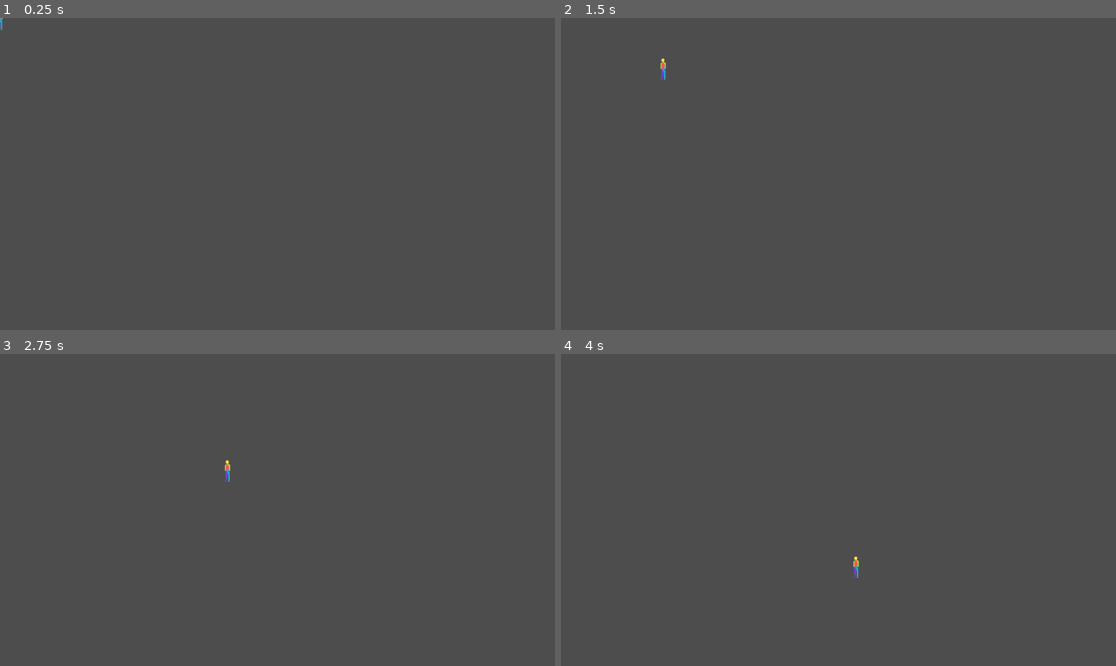
Above: before the commit, frames 1-4 (two rows, left to right).
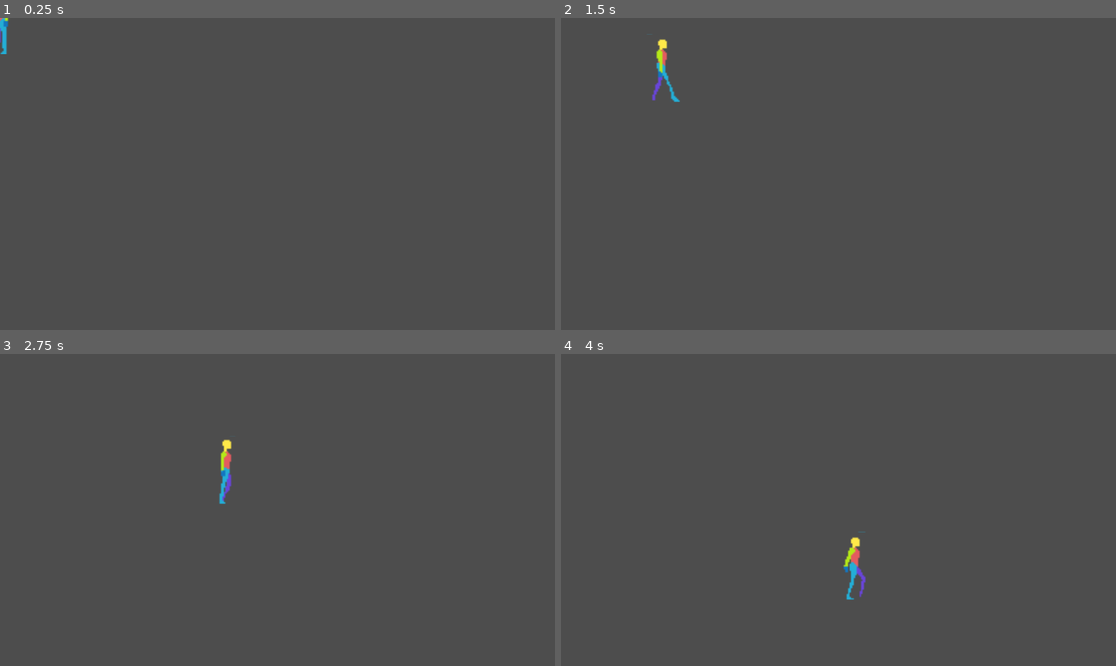
Above: after the commit, the same moments.

Repository: jame581/BrainAndGut
Game: Godot game, scene res://scenes/player.tscn
The game is run twice, just before and just after one commit, with the same random seed, the same clock (stepped at 60 frames per second) and the same inputs. This scene is started directly instead of the project's main scene.
Inputs (mouse positions are in pixels of both pictures, inside the frame that each line leads up to):
- Up to frame 1 (0.25 s): no input
- Up to frame 2 (1.5 s): tap Enter (ui_accept) at 0.5, 0.6, 0.77, 1.07 s; move the mouse to (960, 158) at 0.52 s; hold Right (ui_right) from 0.53 s (still down); click (960, 158) at 0.67 s; move the mouse to (727, 189) at 1.27 s; click (727, 189) at 1.35 s
- Up to frame 3 (2.75 s): tap Enter (ui_accept) at 1.52, 1.55, 1.82, 2.1 s; move the mouse to (333, 441) at 2.02 s; release Right (ui_right) at 2.03 s; hold Left (ui_left) from 2.03 s (still down); click (333, 441) at 2.17 s
- Up to frame 4 (4 s): move the mouse to (810, 572) at 2.77 s; release Left (ui_left) at 2.78 s; hold Right (ui_right) from 2.78 s (still down); click (810, 572) at 2.85 s; tap Enter (ui_accept) at 3.02, 3.05, 3.32, 3.6, 3.77 s; move the mouse to (1005, 556) at 3.52 s; click (1005, 556) at 3.67 s

The runs differ from the first frame. In frame 1, 0.1% of the frame differs, in the area x 0-2%, y 0-12%; in frame 2, 0.3%; in frame 3, 0.3%; in frame 4, 0.4%, in the area x 50-55%, y 57-79%.

Commit message:
Player animation walk and idle added

Diff:
--- a/project/scenes/player.tscn
+++ b/project/scenes/player.tscn
@@ -7,7 +7,7 @@
 [ext_resource type="Texture2D" uid="uid://bbhbk3n3bj4fr" path="res://assets/player/Walk Sprite-Sheet.png" id="4_c6tsx"]
 
 [sub_resource type="RectangleShape2D" id="RectangleShape2D_i22jk"]
-size = Vector2(20, 44)
+size = Vector2(20, 44.3333)
 
 [sub_resource type="Animation" id="Animation_6qwyy"]
 length = 0.001
@@ -82,7 +82,7 @@
 tracks/0/interp = 1
 tracks/0/loop_wrap = true
 tracks/0/keys = {
-"times": PackedFloat32Array(1),
+"times": PackedFloat32Array(0),
 "transitions": PackedFloat32Array(1),
 "update": 1,
 "values": [4]
@@ -341,10 +341,11 @@
 }
 
 [node name="Player" type="CharacterBody2D"]
+scale = Vector2(3, 3)
 script = ExtResource("1_0jg2f")
 
 [node name="CollisionShape2D" type="CollisionShape2D" parent="."]
-position = Vector2(0, 3)
+position = Vector2(0, 1.5)
 shape = SubResource("RectangleShape2D_i22jk")
 
 [node name="Sprite2D" type="Sprite2D" parent="."]
--- a/project/scripts/player.gd
+++ b/project/scripts/player.gd
@@ -2,19 +2,24 @@
 
 @export_category("Player")
 @export var movement_speed: float = 300.0
+
+@onready var animation_player: AnimationPlayer = $AnimationPlayer
 
 const SPEED = 300.0
 const JUMP_VELOCITY = -400.0
 
 var target_position: Vector2 = Vector2.ZERO
 
+
+func _ready() -> void:
+	if not animation_player:
+		push_error("Player: No AnimationPlayer node found.")
+
+
 func _input(event: InputEvent) -> void:
 	if event.is_action_pressed(&"click"):
 		target_position = get_global_mouse_position()
 
-	# if event is InputEventMouseButton:
-	# 	if event.button_index == BUTTON_LEFT and event.pressed:
-	# 		target_position = get_global_mouse_position()
 
 func _physics_process(_delta: float) -> void:
 
@@ -22,21 +27,17 @@
 	# look_at(target_position)
 	if position.distance_to(target_position) > 10:
 		move_and_slide()
+	else:
+		velocity = Vector2.ZERO
 
-	# Add the gravity.
-	# if not is_on_floor():
-	# 	velocity += get_gravity() * delta
+	play_animation()
 
-	# # Handle jump.
-	# if Input.is_action_just_pressed("ui_accept") and is_on_floor():
-	# 	velocity.y = JUMP_VELOCITY
 
-	# # Get the input direction and handle the movement/deceleration.
-	# # As good practice, you should replace UI actions with custom gameplay actions.
-	# var direction := Input.get_axis("ui_left", "ui_right")
-	# if direction:
-	# 	velocity.x = direction * SPEED
-	# else:
-	# 	velocity.x = move_toward(velocity.x, 0, SPEED)
-
-	# move_and_slide()
+func play_animation() -> void:
+	if velocity.x != 0:
+		if velocity.x > 0:
+			animation_player.play("walk_right")
+		else:
+			animation_player.play("walk_left")
+	else:
+		animation_player.play("idle")
